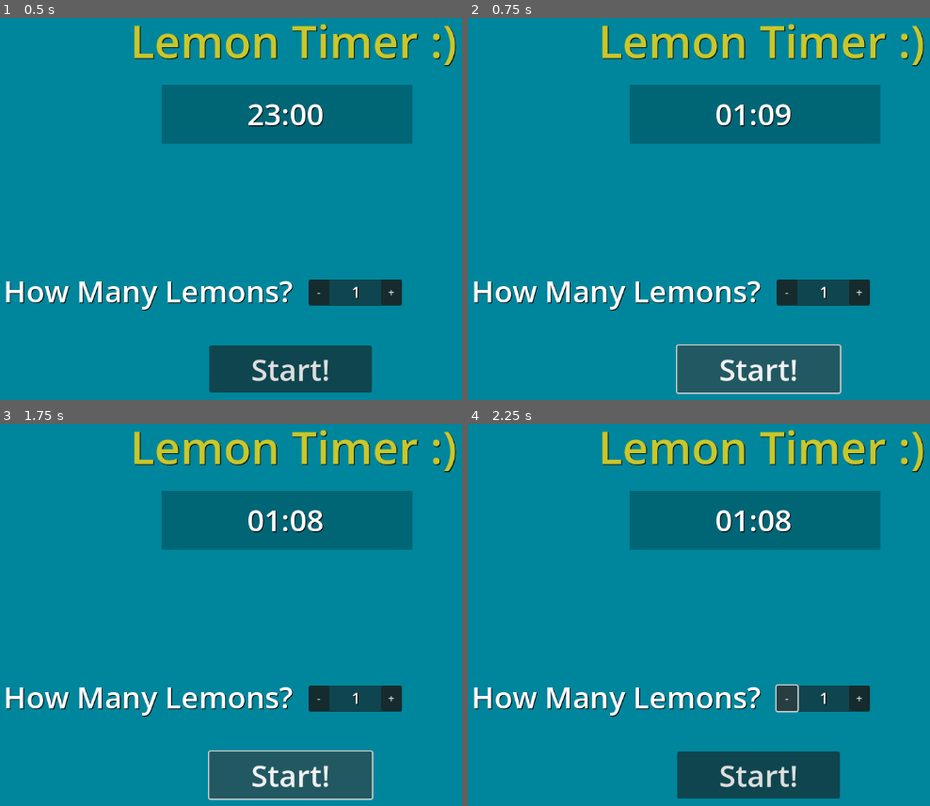
Above: before the commit, frames 1-4 (two rows, left to right).
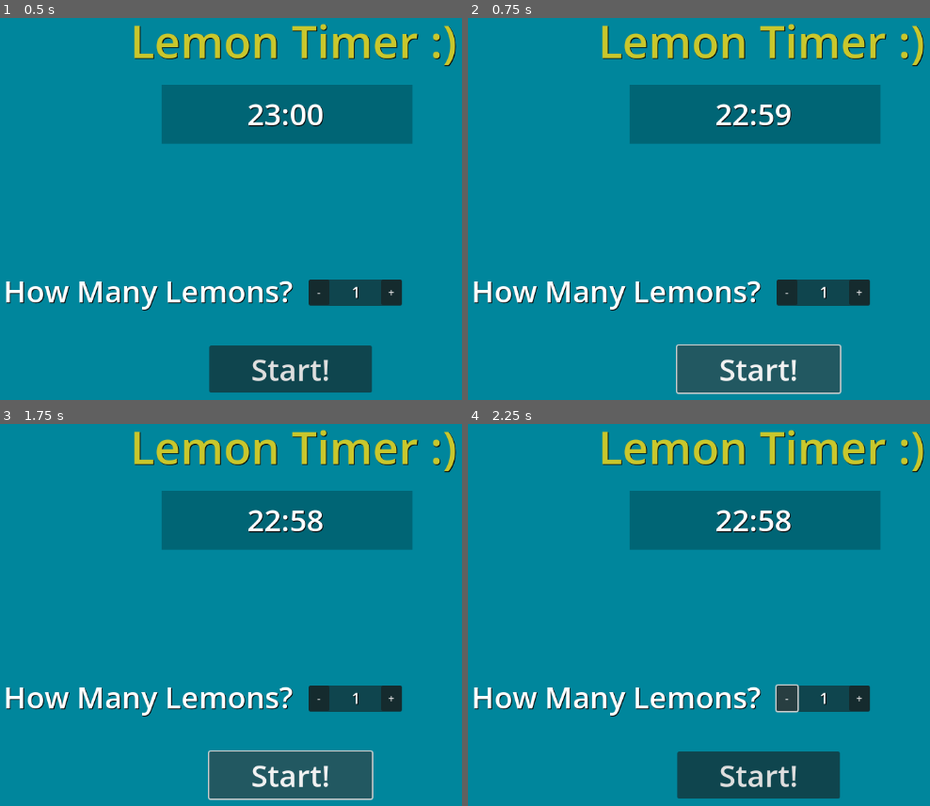
Above: after the commit, the same moments.

Repository: lbelford23/lemon-timer
Game: Godot game, scene res://main.tscn
The game is run twice, just before and just after one commit, with the same random seed, the same clock (stepped at 60 frames per second) and the same inputs.
Inputs:
- Up to frame 1 (0.5 s): no input
- Up to frame 2 (0.75 s): click "Start!" at 0.5 s
- Up to frame 3 (1.75 s): click "Start!" at 1.25 s
- Up to frame 4 (2.25 s): click "-" at 2 s

Frame 1 is identical in both runs. In frame 2, 0.4% of the frame differs, in the area x 53-67%, y 22-29%; in frame 3, 0.4%; in frame 4, 0.4%.

Commit message:
Reverts test times to real times

Diff:
--- a/lemon_timer/main.tscn
+++ b/lemon_timer/main.tscn
@@ -16,6 +16,8 @@
 
 [node name="Lemon" parent="." instance=ExtResource("2_0w6fj")]
 layout_mode = 1
+lemon_length = 1380
+break_length = 420
 
 [editable path="Background 1"]
 [editable path="Lemon"]
